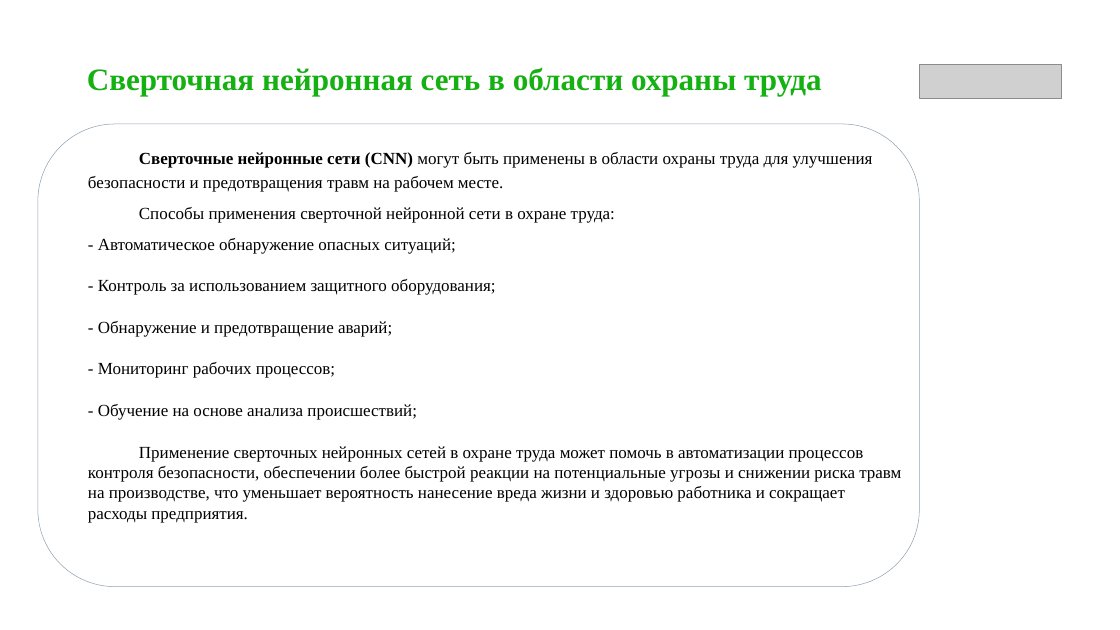
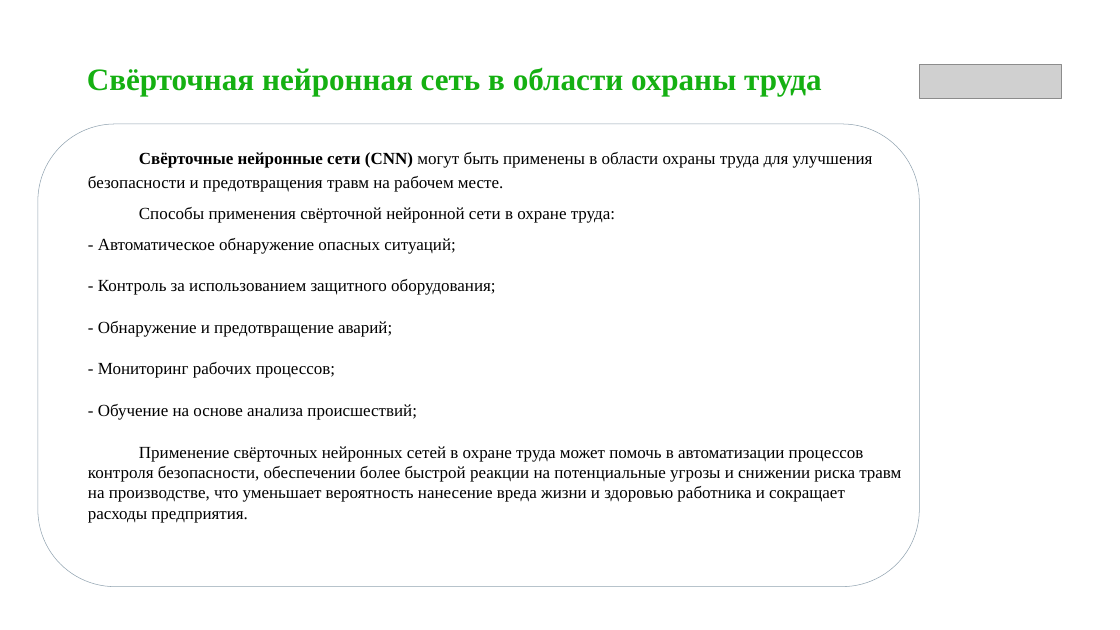
Before and after one commit to Aidt87/final_project_ai_architech_course, a slide deck: slide 8 of Презентация Тимаев А.С.pptx. Drawn at 1120x630 pixels with LibreOffice and Linux fonts; fonts in the diff are those of the drawing; grey boxes stand for pictures; background and template pictures are left out. Boxes give left, top, right and bottom in pixels: in the first picture for what was removed or moved away, otherwise in the second. Text is boxed around its words. In the diff, an @@ line names an element or a change of style, - is before the commit and + after.

```diff
--- a/Презентация Тимаев А.С.pptx
+++ b/Презентация Тимаев А.С.pptx
@@ text at [87, 67, 821, 96]: text changed @@
-Сверточная нейронная сеть в области охраны труда
+Свёрточная нейронная сеть в области охраны труда
@@ text at [88, 152, 873, 223]: text changed @@
-Сверточные нейронные сети (CNN) могут быть применены в области охраны труда для улучшения безопасности и предотвращения травм на рабочем месте.
-Способы применения сверточной нейронной сети в охране труда:
+Свёрточные нейронные сети (CNN) могут быть применены в области охраны труда для улучшения безопасности и предотвращения травм на рабочем месте.
+Способы применения свёрточной нейронной сети в охране труда:
@@ text at [88, 446, 901, 523]: text changed @@
-Применение сверточных нейронных сетей в охране труда может помочь в автоматизации процессов контроля безопасности, обеспечении более быстрой реакции на потенциальные угрозы и снижении риска травм на производстве, что уменьшает вероятность нанесение вреда жизни и здоровью работника и сокращает расходы предприятия.
+Применение свёрточных нейронных сетей в охране труда может помочь в автоматизации процессов контроля безопасности, обеспечении более быстрой реакции на потенциальные угрозы и снижении риска травм на производстве, что уменьшает вероятность нанесение вреда жизни и здоровью работника и сокращает расходы предприятия.
```
Also in this commit, not shown: 8 other slides changed, 3 slides added, 3 other files.
